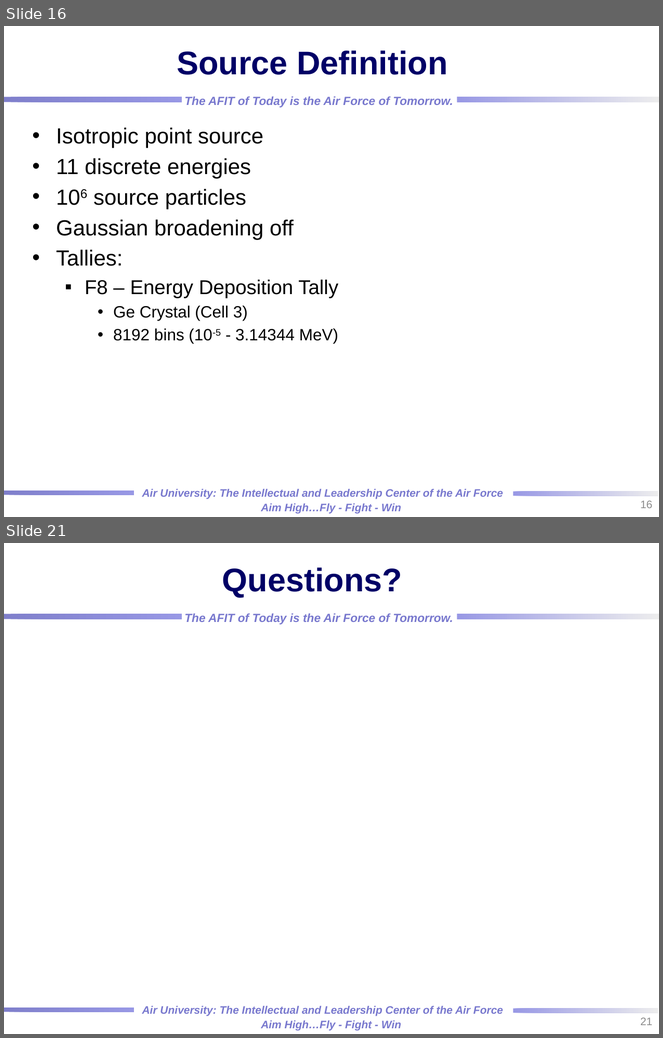
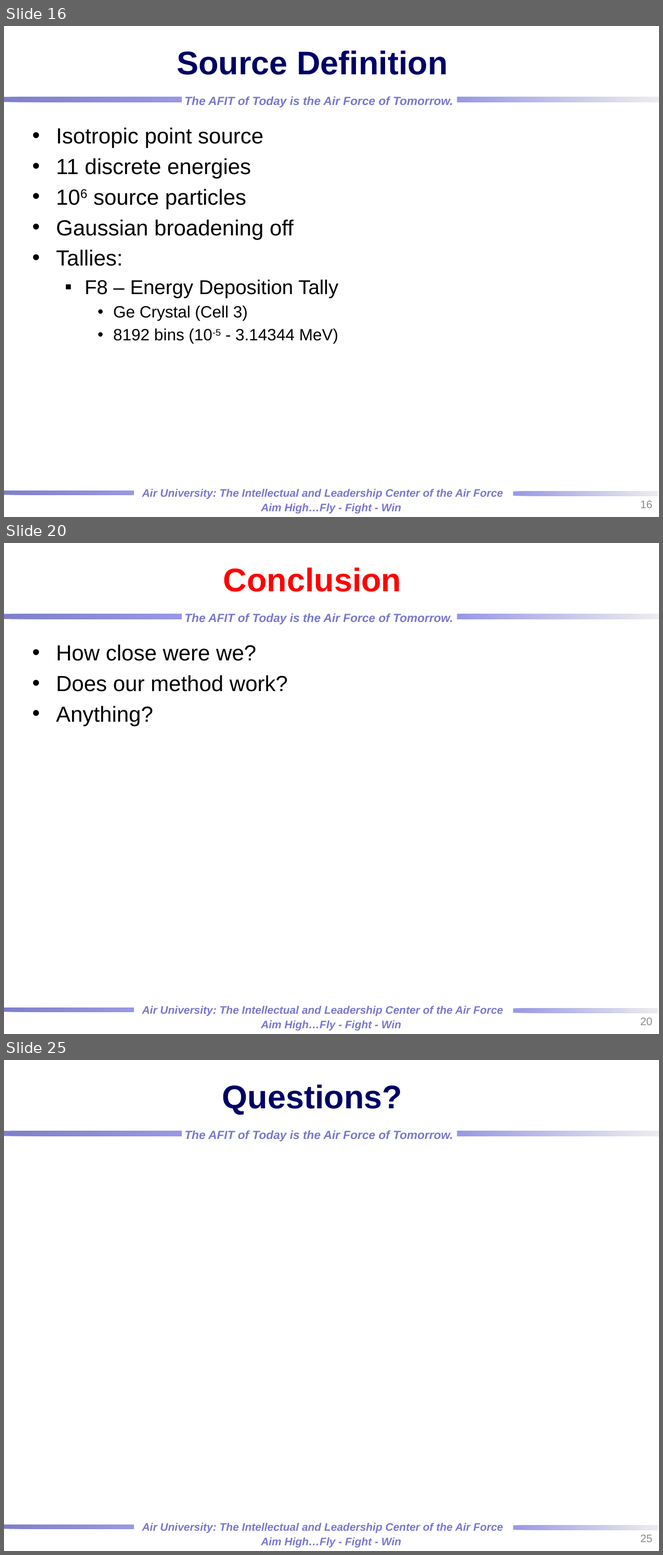
Before and after one commit to rtorzilli/GeDetector-Project, a slide deck: Report/HPGe_Automation Optimization_MCNP_Model.pptx. Shown one above the other, each under a label of ours: slides 16 and 21 before the commit, slides 16, 20 and 25 after it; the slides between them are not shown. The pictures are 663x1038 and 663x1555 pixels, drawn with LibreOffice and Linux fonts; fonts in the diff are those of the drawing; background and template pictures are left out. Boxes give left, top, right and bottom in pixels: in the first picture for what was removed or moved away, otherwise in the second. Text is boxed around its words. In the diff, an @@ line names an element or a change of style, - is before the commit and + after.

```diff
--- a/Report/HPGe_Automation Optimization_MCNP_Model.pptx
+++ b/Report/HPGe_Automation Optimization_MCNP_Model.pptx
@@ slide 20 added at (x1=4, y1=543, x2=659, y2=1034), background picture (left out); not listed: 7 template elements that a slide beside it also shows @@
@@ title added at (x1=223, y1=567, x2=402, y2=592), 36 pt, text #FF0000, bold @@
+Conclusion
@@ text added at (x1=56, y1=644, x2=288, y2=726), 24 pt, text #000000 @@
+• How close were we?
+• Does our method work?
+• Anything?
@@ page number added at (x1=640, y1=1018, x2=652, y2=1026), 12 pt, text #8C8C8C @@
+20
@@ what was slide 21 is now slide 25 @@
@@ page number at (x1=640, y1=1535, x2=652, y2=1543): text changed @@
-21
+25
```
Also in this commit, not shown: 5 slides changed, 4 other slides added, 1 slide removed, 1 other file.
